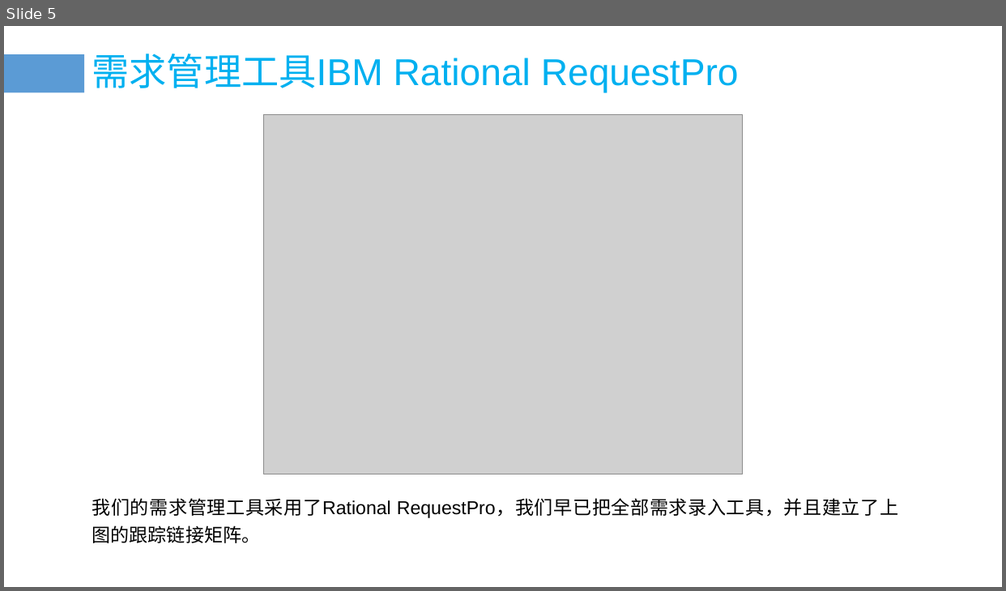
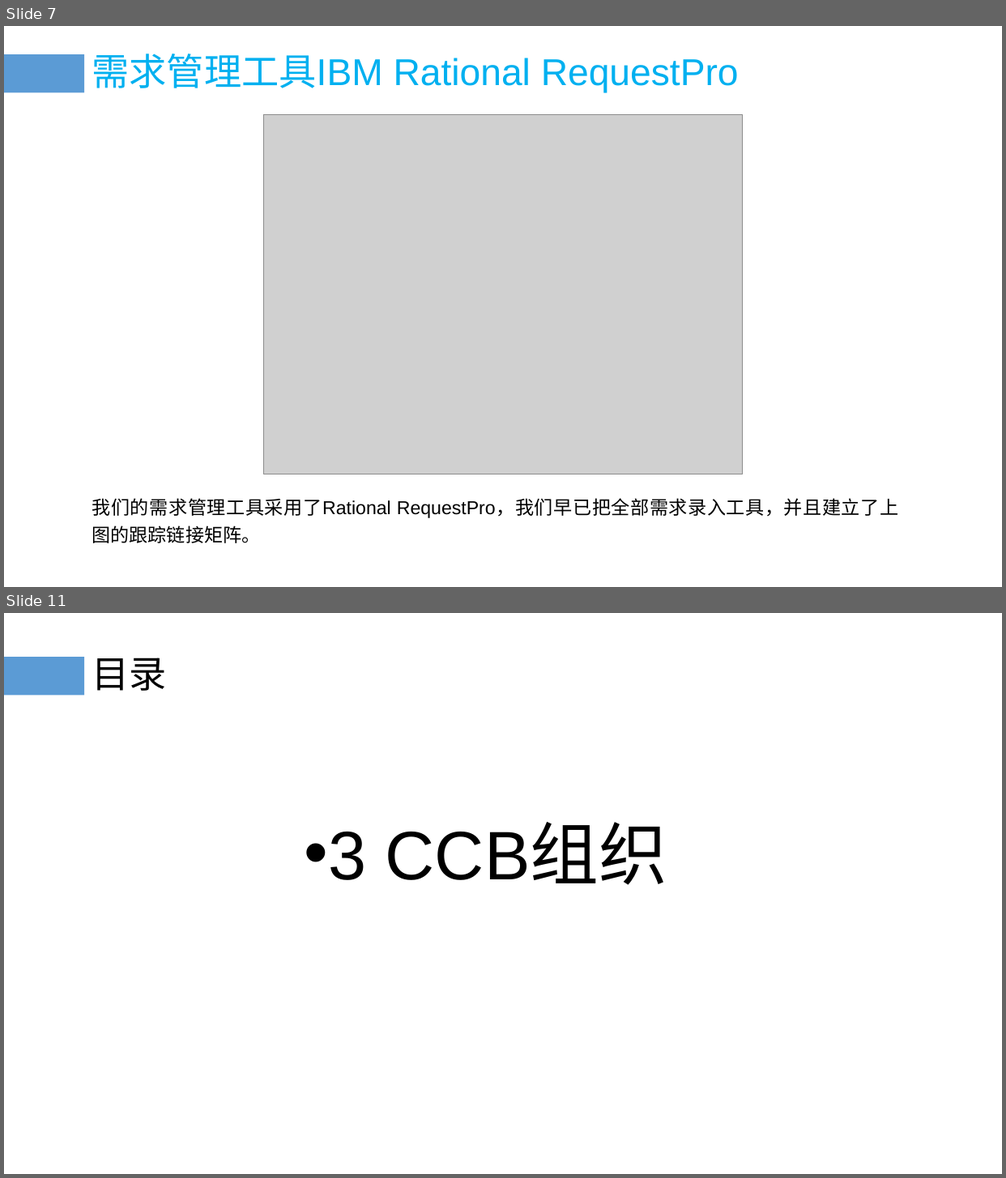
Before and after one commit to PRD-G17/PRD-G17-teamwork, a slide deck: 10后期文档/需求变更评审.pptx. Shown one above the other, each under a label of ours: slide 5 before the commit, slides 7 and 11 after it; the slides between them are not shown. The pictures are 1006x591 and 1006x1178 pixels, drawn with LibreOffice and Linux fonts; fonts in the diff are those of the drawing; grey boxes stand for pictures. Boxes give left, top, right and bottom in pixels: in the first picture for what was removed or moved away, otherwise in the second. Text is boxed around its words. In the diff, an @@ line names an element or a change of style, - is before the commit and + after.

```diff
--- a/10后期文档/需求变更评审.pptx
+++ b/10后期文档/需求变更评审.pptx
@@ slide 11 added at bbox=[4, 613, 1002, 1174], background #FFFFFF @@
@@ rectangle added at bbox=[4, 658, 84, 696], fill #5B9BD5 @@
@@ title added at bbox=[92, 658, 167, 691], 36 pt, text #000000 @@
+目录
@@ text added at bbox=[305, 825, 667, 885], 66 pt, text #000000 @@
+• 3 CCB组织
@@ what was slide 5 is now slide 7 @@
```
Also in this commit, not shown: 7 slides changed, 6 other slides added, 2 slides removed, 21 other files.
